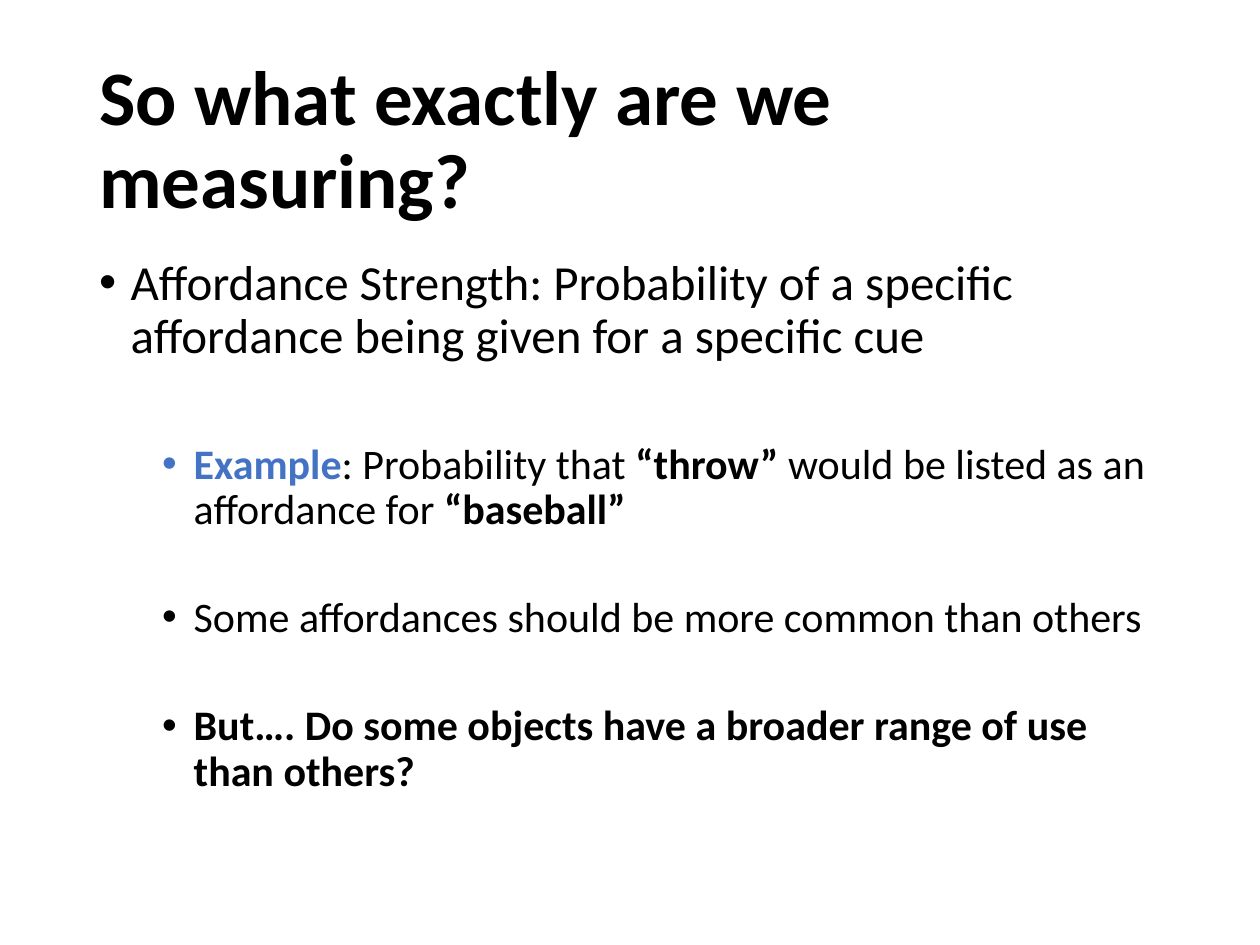
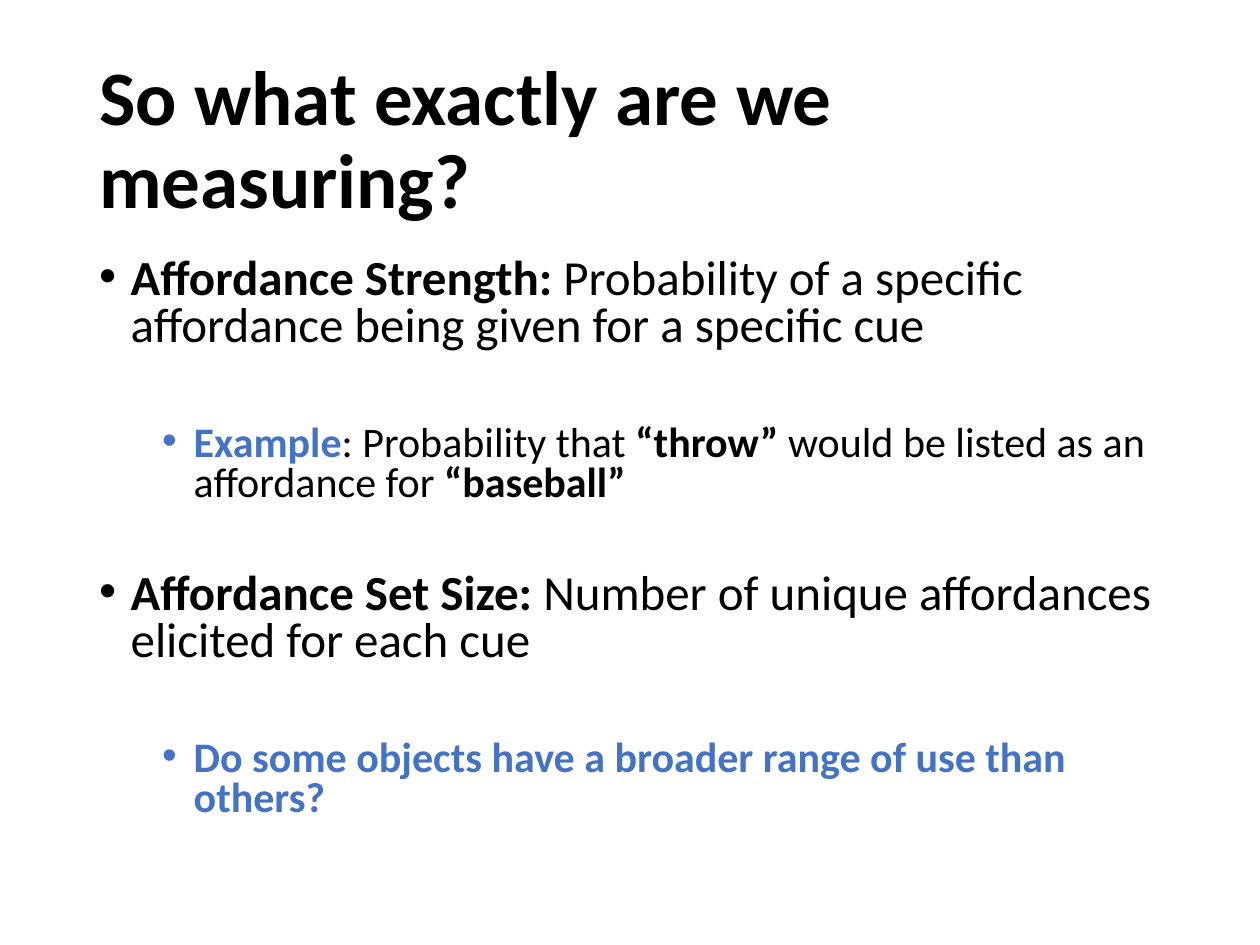
Before and after one commit to npm27/Affordance-Norms, a slide deck: slide 26 of 5 Presentations/UCONN 2022.pptx. Drawn at 1260x945 pixels with LibreOffice and Linux fonts; fonts in the diff are those of the drawing. Boxes give left, top, right and bottom in pixels: in the first picture for what was removed or moved away, otherwise in the second. Text is boxed around its words. In the diff, an @@ line names an element or a change of style, - is before the commit and + after.

```diff
--- a/5 Presentations/UCONN 2022.pptx
+++ b/5 Presentations/UCONN 2022.pptx
@@ text at bbox=[131, 260, 1145, 498]: bold on in "Affordance Strength:"; line spacing 0.9 to 0.8 @@
@@ text at bbox=[131, 575, 1151, 813]: text changed; size 24 to 28 pt @@
-  • Some affordances should be more common than others
-  • But…. Do some objects have a broader range of use than others?
+• Affordance Set Size: Number of unique affordances elicited for each cue
+  • Do some objects have a broader range of use than others?
```
Also in this commit, not shown: 4 other slides changed, 2 slides added, 1 slide removed, 2 other files.
